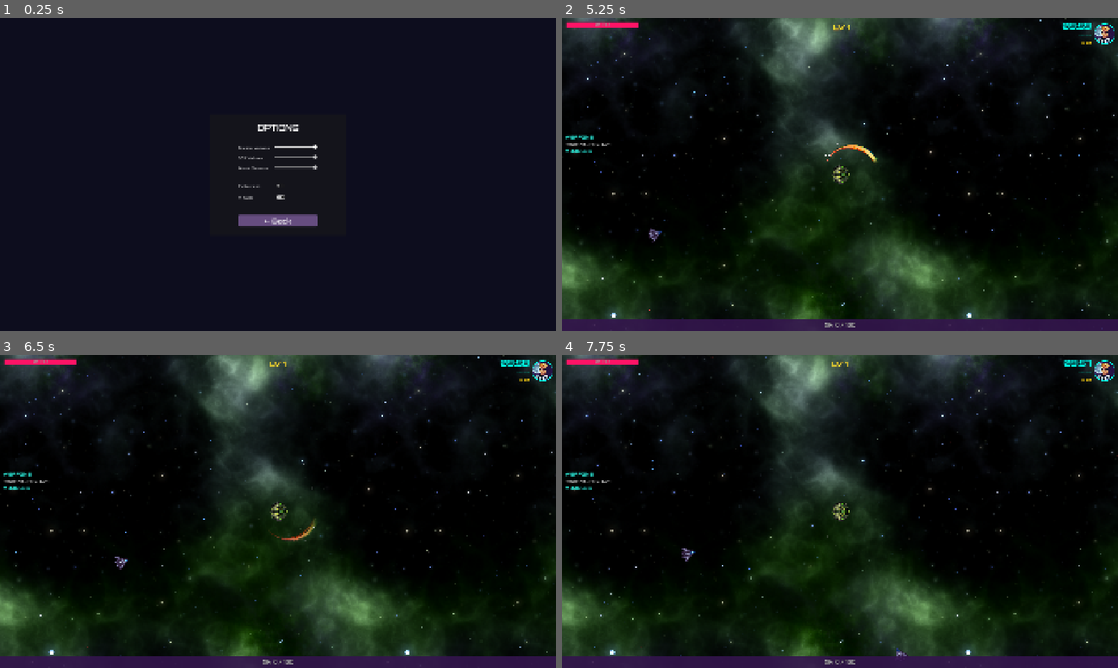
Above: before the commit, frames 1-4 (two rows, left to right).
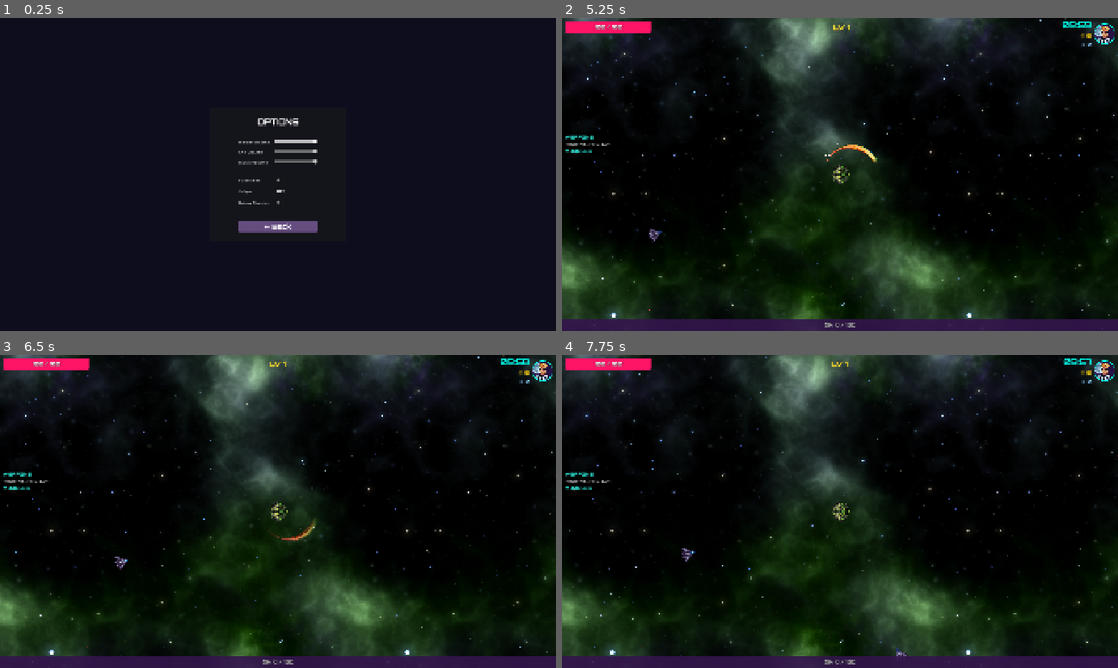
Above: after the commit, the same moments.

Repository: chalkbluffone/voidrift
Game: Godot game, scene res://scenes/ui/options_menu.tscn
Two runs of this game, one before a commit and one after it. Both use one fixed random seed, a clock stepped at 60 frames per second and the inputs below. This scene is started directly instead of the project's main scene.
Inputs (mouse positions are in pixels of both pictures, inside the frame that each line leads up to; where the layout moved, square brackets give the same spot in the first picture):
- Up to frame 1 (0.25 s): no input
- Up to frame 2 (5.25 s): click (840, 190) [840, 196] at 0.5 s; click "← Back" at 1.25 s; click "▶ Play" at 2 s; click "[ESC] BACK" at 2.75 s; click "▶ Play" at 3.5 s; tap Enter (ui_accept) at 4.25, 4.52 s; move the mouse to (962, 158) at 4.27 s; hold Right (ui_right) 4.28-5 s; hold Q (captain_ability) 4.28-5 s; click (962, 158) at 4.42 s; click "▶ LAUNCH" at 5 s
- Up to frame 3 (6.5 s): drag from (166, 527) to (278, 511) at 5.77 s
- Up to frame 4 (7.75 s): move the mouse to (895, 442) at 6.52 s; hold Right (ui_right) 6.53-7.25 s; tap 1 at 6.6 s; drag from (812, 574) to (673, 558) at 7.27 s

The runs differ from the first frame. In frame 1, 1.7% of the frame differs, in the area x 42-58%, y 32-69%; in frame 2, 0.6%; in frame 3, 0.6%; in frame 4, 0.6%.

Commit message:
Add debug overlay toggle to options and pause menus; update HUD for debug stats display

Diff:
--- a/globals/game_config.gd
+++ b/globals/game_config.gd
@@ -52,7 +52,7 @@
 # =============================================================================
 # CREDITS
 # =============================================================================
-const CREDIT_DROP_CHANCE: float = 0.30  # 30% chance enemies drop credits
+const CREDIT_DROP_CHANCE: float = 0.40  # 30% chance enemies drop credits
 const CREDIT_SCALE_PER_MINUTE: float = 0.1  # +10% credit value per minute
 
 # =============================================================================
@@ -134,7 +134,7 @@
 # Maximum weapon level (each re-pick at level-up increments the weapon's level).
 const MAX_WEAPON_LEVEL: int = 40
 
-# Rarity factors applied to CSV-derived tier baseline deltas.
+# Rarity factors applied to json-derived tier baseline deltas.
 # In "baseline_plus_factor" mode: final_delta = tier_value * rarity_factor.
 # In "direct" mode: final_delta = tier_value (factor ignored).
 const WEAPON_RARITY_FACTORS: Dictionary = {
--- a/globals/settings_manager.gd
+++ b/globals/settings_manager.gd
@@ -15,6 +15,7 @@
 var music_volume: float = 1.0
 var fullscreen: bool = false
 var vsync: bool = true
+var show_debug_overlay: bool = false
 
 
 func _ready() -> void:
@@ -73,6 +74,12 @@
 	settings_changed.emit()
 
 
+func set_show_debug_overlay(enabled: bool) -> void:
+	show_debug_overlay = enabled
+	save_settings()
+	settings_changed.emit()
+
+
 # --- Persistence ---
 
 func save_settings() -> void:
@@ -82,6 +89,7 @@
 	config.set_value("audio", "music", music_volume)
 	config.set_value("display", "fullscreen", fullscreen)
 	config.set_value("display", "vsync", vsync)
+	config.set_value("display", "show_debug_overlay", show_debug_overlay)
 	config.save(SAVE_PATH)
 
 
@@ -95,6 +103,7 @@
 	music_volume = config.get_value("audio", "music", 1.0)
 	fullscreen = config.get_value("display", "fullscreen", false)
 	vsync = config.get_value("display", "vsync", true)
+	show_debug_overlay = config.get_value("display", "show_debug_overlay", false)
 
 
 func apply_all_settings() -> void:
--- a/scenes/ui/hud.tscn
+++ b/scenes/ui/hud.tscn
@@ -8,16 +8,18 @@
 
 [node name="TopLeft" type="Control" parent="."]
 anchors_preset = 0
-offset_right = 280.0
-offset_bottom = 50.0
+offset_right = 320.0
+offset_bottom = 60.0
 
 [node name="LeftWeapons" type="Control" parent="."]
-anchors_preset = 6
+anchors_preset = 4
+anchor_left = 0.0
 anchor_top = 0.5
+anchor_right = 0.0
 anchor_bottom = 0.5
 offset_left = 10.0
 offset_top = -140.0
-offset_right = 220.0
+offset_right = 350.0
 offset_bottom = 140.0
 grow_vertical = 2
 
@@ -53,10 +55,10 @@
 anchors_preset = 15
 anchor_right = 1.0
 anchor_bottom = 1.0
-offset_left = 15.0
-offset_top = 15.0
-offset_right = -15.0
-offset_bottom = -15.0
+offset_left = 12.0
+offset_top = 10.0
+offset_right = -12.0
+offset_bottom = -10.0
 grow_horizontal = 2
 grow_vertical = 2
 max_value = 100.0
@@ -72,8 +74,8 @@
 grow_vertical = 2
 theme_override_colors/font_color = Color(1, 1, 1, 1)
 theme_override_colors/font_outline_color = Color(0, 0, 0, 1)
-theme_override_constants/outline_size = 2
-theme_override_font_sizes/font_size = 12
+theme_override_constants/outline_size = 4
+theme_override_font_sizes/font_size = 18
 text = "100 / 100"
 horizontal_alignment = 1
 vertical_alignment = 1
@@ -135,12 +137,6 @@
 text = "00:00"
 horizontal_alignment = 2
 
-[node name="FPSLabel" type="Label" parent="TopRight/HBoxContainer/VBoxContainer"]
-layout_mode = 2
-theme_override_font_sizes/font_size = 14
-text = "FPS: 60"
-horizontal_alignment = 2
-
 [node name="CreditsLabel" type="Label" parent="TopRight/HBoxContainer/VBoxContainer"]
 layout_mode = 2
 theme_override_colors/font_color = Color(1, 0.85, 0.1, 1)
@@ -150,6 +146,15 @@
 text = "⟐ 0"
 horizontal_alignment = 2
 
+[node name="StardustLabel" type="Label" parent="TopRight/HBoxContainer/VBoxContainer"]
+layout_mode = 2
+theme_override_colors/font_color = Color(0.6, 0.85, 1.0, 1)
+theme_override_colors/font_outline_color = Color(0.1, 0.2, 0.4, 1)
+theme_override_constants/outline_size = 2
+theme_override_font_sizes/font_size = 18
+text = "✦ 0"
+horizontal_alignment = 2
+
 [node name="CaptainAvatar" type="Control" parent="TopRight/HBoxContainer"]
 layout_mode = 2
 custom_minimum_size = Vector2(72, 72)
@@ -163,6 +168,18 @@
 offset_top = -40.0
 grow_horizontal = 2
 grow_vertical = 0
+
+[node name="BottomLeftDebug" type="VBoxContainer" parent="."]
+anchors_preset = 12
+anchor_top = 1.0
+anchor_right = 0.0
+anchor_bottom = 1.0
+offset_left = 10.0
+offset_top = -170.0
+offset_right = 400.0
+offset_bottom = -44.0
+grow_vertical = 0
+theme_override_constants/separation = 2
 
 [node name="XPBar" type="ProgressBar" parent="BottomXP"]
 layout_mode = 1
--- a/scenes/ui/options_menu.tscn
+++ b/scenes/ui/options_menu.tscn
@@ -135,6 +135,17 @@
 layout_mode = 2
 button_pressed = true
 
+[node name="DebugOverlay" type="HBoxContainer" parent="Panel/MarginContainer/VBoxContainer"]
+layout_mode = 2
+
+[node name="Label" type="Label" parent="Panel/MarginContainer/VBoxContainer/DebugOverlay"]
+custom_minimum_size = Vector2(120, 0)
+layout_mode = 2
+text = "Debug Overlay"
+
+[node name="CheckButton" type="CheckButton" parent="Panel/MarginContainer/VBoxContainer/DebugOverlay"]
+layout_mode = 2
+
 [node name="Spacer3" type="Control" parent="Panel/MarginContainer/VBoxContainer"]
 custom_minimum_size = Vector2(0, 20)
 layout_mode = 2
--- a/scenes/ui/pause_menu.tscn
+++ b/scenes/ui/pause_menu.tscn
@@ -192,6 +192,17 @@
 layout_mode = 2
 button_pressed = true
 
+[node name="DebugOverlay" type="HBoxContainer" parent="OptionsContainer/Panel/VBoxContainer"]
+layout_mode = 2
+
+[node name="Label" type="Label" parent="OptionsContainer/Panel/VBoxContainer/DebugOverlay"]
+custom_minimum_size = Vector2(120, 0)
+layout_mode = 2
+text = "Debug Overlay"
+
+[node name="CheckButton" type="CheckButton" parent="OptionsContainer/Panel/VBoxContainer/DebugOverlay"]
+layout_mode = 2
+
 [node name="Spacer3" type="Control" parent="OptionsContainer/Panel/VBoxContainer"]
 custom_minimum_size = Vector2(0, 15)
 layout_mode = 2
--- a/scripts/ui/hud.gd
+++ b/scripts/ui/hud.gd
@@ -12,9 +12,16 @@
 
 # Top right
 @onready var timer_label: Label = $TopRight/HBoxContainer/VBoxContainer/TimerLabel
-@onready var fps_label: Label = $TopRight/HBoxContainer/VBoxContainer/FPSLabel
 @onready var credits_label: Label = $TopRight/HBoxContainer/VBoxContainer/CreditsLabel
+@onready var stardust_label: Label = $TopRight/HBoxContainer/VBoxContainer/StardustLabel
 @onready var captain_avatar: Control = $TopRight/HBoxContainer/CaptainAvatar
+
+# Bottom left - debug stats
+@onready var debug_container: VBoxContainer = $BottomLeftDebug
+var fps_label: Label = null
+var nodes_label: Label = null
+var draw_calls_label: Label = null
+var vram_label: Label = null
 
 # Bottom - XP bar stretched across screen
 @onready var xp_bar: ProgressBar = $BottomXP/XPBar
@@ -29,6 +36,8 @@
 
 @onready var RunManager: Node = get_node("/root/RunManager")
 @onready var ProgressionManager: Node = get_node("/root/ProgressionManager")
+@onready var PersistenceManager: Node = get_node("/root/PersistenceManager")
+@onready var SettingsManager: Node = get_node("/root/SettingsManager")
 @onready var DataLoader: Node = get_node("/root/DataLoader")
 @onready var FileLogger: Node = get_node("/root/FileLogger")
 
@@ -43,6 +52,7 @@
 const COLOR_LEVEL: Color = Color(1.0, 0.95, 0.2, 1.0)  # Neon yellow
 const COLOR_LEVEL_GLOW: Color = Color(1.0, 0.4, 0.8, 1.0)  # Pink glow for level up
 const COLOR_CREDITS: Color = Color(1.0, 0.85, 0.1, 1.0)  # Gold for credits
+const COLOR_STARDUST: Color = Color(0.6, 0.85, 1.0, 1.0)  # Icy blue for stardust
 const COLOR_WEAPONS: Color = Color(0.2, 1.0, 0.9, 1.0)  # Cyan-ish
 
 const FONT_HEADER: Font = preload("res://assets/fonts/Orbitron-Bold.ttf")
@@ -60,8 +70,10 @@
 	# Connect to service signals
 	ProgressionManager.xp_changed.connect(_on_xp_changed)
 	ProgressionManager.credits_changed.connect(_on_credits_changed)
+	ProgressionManager.stardust_changed.connect(_on_stardust_changed)
 	ProgressionManager.level_up_completed.connect(_on_level_up_completed)
 	RunManager.run_started.connect(_on_run_started)
+	SettingsManager.settings_changed.connect(_on_settings_changed)
 
 	# Wait a frame then find player
 	await get_tree().process_frame
@@ -71,6 +83,8 @@
 	_update_timer(0.0)
 	_update_level(1)
 	_update_credits(0)
+	_update_stardust(PersistenceManager.persistent_data.get("stardust", 0))
+	_apply_debug_visibility()
 
 
 func _apply_synthwave_theme() -> void:
@@ -91,6 +105,12 @@
 	hp_bg.corner_radius_bottom_right = 4
 	hp_bar.add_theme_stylebox_override("background", hp_bg)
 
+	# HP Label - Theme font + strong contrast
+	hp_label.add_theme_font_override("font", FONT_HEADER)
+	hp_label.add_theme_color_override("font_color", Color(1, 1, 1, 1))
+	hp_label.add_theme_color_override("font_outline_color", Color(0, 0, 0, 1))
+	hp_label.add_theme_constant_override("outline_size", 4)
+
 	# XP Bar - Neon purple
 	var xp_style: StyleBoxFlat = StyleBoxFlat.new()
 	xp_style.bg_color = COLOR_XP
@@ -114,8 +134,8 @@
 	timer_label.add_theme_color_override("font_outline_color", Color(0, 0.3, 0.4, 1.0))
 	timer_label.add_theme_constant_override("outline_size", 2)
 
-	# FPS - Dimmer cyan
-	fps_label.add_theme_color_override("font_color", Color(0.0, 0.7, 0.6, 0.7))
+	# Debug stats - bottom left
+	_build_debug_labels()
 
 	# Level - Neon yellow with glow effect
 	level_label.add_theme_font_override("font", FONT_HEADER)
@@ -127,6 +147,12 @@
 	# Credits - Gold
 	credits_label.add_theme_font_override("font", FONT_HEADER)
 	credits_label.add_theme_color_override("font_color", COLOR_CREDITS)
+
+	# Stardust - Icy blue
+	stardust_label.add_theme_font_override("font", FONT_HEADER)
+	stardust_label.add_theme_color_override("font_color", COLOR_STARDUST)
+	stardust_label.add_theme_color_override("font_outline_color", Color(0.1, 0.2, 0.4, 1.0))
+	stardust_label.add_theme_constant_override("outline_size", 2)
 
 	# Weapons panel
 	weapons_title.add_theme_font_override("font", FONT_HEADER)
@@ -137,6 +163,27 @@
 	modules_title.add_theme_color_override("font_color", COLOR_WEAPONS)
 	modules_title.add_theme_color_override("font_outline_color", Color(0, 0.25, 0.3, 1.0))
 	modules_title.add_theme_constant_override("outline_size", 2)
+
+
+## Create debug stat labels programmatically in the bottom-left VBoxContainer.
+func _build_debug_labels() -> void:
+	fps_label = _make_debug_label("FPS: 0")
+	nodes_label = _make_debug_label("NODES: 0")
+	draw_calls_label = _make_debug_label("DRAW: 0")
+	vram_label = _make_debug_label("VRAM: 0 MB")
+
+
+## Factory for a single debug label with consistent style.
+func _make_debug_label(initial_text: String) -> Label:
+	var label: Label = Label.new()
+	label.text = initial_text
+	label.add_theme_font_override("font", FONT_HEADER)
+	label.add_theme_font_size_override("font_size", 16)
+	label.add_theme_color_override("font_color", Color(1, 1, 1, 0.85))
+	label.add_theme_color_override("font_outline_color", Color(0, 0, 0, 1))
+	label.add_theme_constant_override("outline_size", 3)
+	debug_container.add_child(label)
+	return label
 
 
 ## Avatar circle diameter in pixels.
@@ -239,8 +286,17 @@
 
 
 func _process(_delta: float) -> void:
-	# Update FPS
-	fps_label.text = "FPS: %d" % Engine.get_frames_per_second()
+	# Update debug stats (only when visible)
+	if debug_container.visible:
+		if fps_label:
+			fps_label.text = "FPS: %d" % Engine.get_frames_per_second()
+		if nodes_label:
+			nodes_label.text = "NODES: %d" % int(Performance.get_monitor(Performance.OBJECT_NODE_COUNT))
+		if draw_calls_label:
+			draw_calls_label.text = "DRAW: %d" % int(Performance.get_monitor(Performance.RENDER_TOTAL_DRAW_CALLS_IN_FRAME))
+		if vram_label:
+			var vram_mb: float = Performance.get_monitor(Performance.RENDER_VIDEO_MEM_USED) / (1024.0 * 1024.0)
+			vram_label.text = "VRAM: %.1f MB" % vram_mb
 
 	# Update timer (countdown)
 	if RunManager.current_state == RunManager.GameState.PLAYING:
@@ -342,6 +398,15 @@
 
 # --- Signal Handlers ---
 
+func _on_settings_changed() -> void:
+	_apply_debug_visibility()
+
+
+## Show or hide the debug overlay based on the current setting.
+func _apply_debug_visibility() -> void:
+	debug_container.visible = SettingsManager.show_debug_overlay
+
+
 func _on_hp_changed(current: float, maximum: float) -> void:
 	_update_hp(current, maximum)
 
@@ -365,6 +430,22 @@
 	var tween: Tween = create_tween()
 	credits_label.scale = Vector2(1.3, 1.3)
 	tween.tween_property(credits_label, "scale", Vector2.ONE, 0.2).set_ease(Tween.EASE_OUT)
+
+
+func _on_stardust_changed(amount: int) -> void:
+	_update_stardust(amount)
+	_animate_stardust_gain()
+
+
+func _update_stardust(amount: int) -> void:
+	stardust_label.text = "✦ %d" % amount
+
+
+func _animate_stardust_gain() -> void:
+	## Quick pulse animation when gaining stardust.
+	var tween: Tween = create_tween()
+	stardust_label.scale = Vector2(1.3, 1.3)
+	tween.tween_property(stardust_label, "scale", Vector2.ONE, 0.2).set_ease(Tween.EASE_OUT)
 
 
 func _on_weapon_changed(_weapon_id: String = "") -> void:
@@ -400,6 +481,8 @@
 			weapon_name = String(w.get("name", id))
 		var label: Label = Label.new()
 		label.text = "%s  LV %d" % [weapon_name.to_upper(), level]
+		label.clip_text = true
+		label.text_overrun_behavior = TextServer.OVERRUN_TRIM_ELLIPSIS
 		label.add_theme_color_override("font_color", Color(1, 1, 1, 0.95))
 		label.add_theme_color_override("font_outline_color", Color(0, 0, 0, 0.8))
 		label.add_theme_constant_override("outline_size", 2)
@@ -447,6 +530,8 @@
 			display_name = String(data.get("name", id))
 		var label: Label = Label.new()
 		label.text = "%s  LV %d" % [display_name.to_upper(), level]
+		label.clip_text = true
+		label.text_overrun_behavior = TextServer.OVERRUN_TRIM_ELLIPSIS
 		label.add_theme_color_override("font_color", Color(1, 1, 1, 0.90))
 		label.add_theme_color_override("font_outline_color", Color(0, 0, 0, 0.8))
 		label.add_theme_constant_override("outline_size", 2)
--- a/scripts/ui/options_menu.gd
+++ b/scripts/ui/options_menu.gd
@@ -12,6 +12,7 @@
 @onready var music_slider: HSlider = $Panel/MarginContainer/VBoxContainer/MusicVolume/Slider
 @onready var fullscreen_check: CheckButton = $Panel/MarginContainer/VBoxContainer/Fullscreen/CheckButton
 @onready var vsync_check: CheckButton = $Panel/MarginContainer/VBoxContainer/VSync/CheckButton
+@onready var debug_overlay_check: CheckButton = $Panel/MarginContainer/VBoxContainer/DebugOverlay/CheckButton
 @onready var back_button: Button = $Panel/MarginContainer/VBoxContainer/BackButton
 
 var _button_hover_tweens: Dictionary = {}
@@ -34,6 +35,7 @@
 	music_slider.value = _settings.music_volume
 	fullscreen_check.button_pressed = _settings.fullscreen
 	vsync_check.button_pressed = _settings.vsync
+	debug_overlay_check.button_pressed = _settings.show_debug_overlay
 
 
 func _connect_signals() -> void:
@@ -42,6 +44,7 @@
 	music_slider.value_changed.connect(_settings.set_music_volume)
 	fullscreen_check.toggled.connect(_settings.set_fullscreen)
 	vsync_check.toggled.connect(_settings.set_vsync)
+	debug_overlay_check.toggled.connect(_settings.set_show_debug_overlay)
 	back_button.pressed.connect(_on_back_pressed)
 
 
--- a/scripts/ui/pause_menu.gd
+++ b/scripts/ui/pause_menu.gd
@@ -145,6 +145,7 @@
 	var music_slider: Node = options_container.get_node_or_null("Panel/VBoxContainer/MusicVolume/Slider")
 	var fullscreen_check: Node = options_container.get_node_or_null("Panel/VBoxContainer/Fullscreen/CheckButton")
 	var vsync_check: Node = options_container.get_node_or_null("Panel/VBoxContainer/VSync/CheckButton")
+	var debug_overlay_check: Node = options_container.get_node_or_null("Panel/VBoxContainer/DebugOverlay/CheckButton")
 
 	if master_slider:
 		master_slider.value = _settings.master_volume
@@ -156,6 +157,8 @@
 		fullscreen_check.button_pressed = _settings.fullscreen
 	if vsync_check:
 		vsync_check.button_pressed = _settings.vsync
+	if debug_overlay_check:
+		debug_overlay_check.button_pressed = _settings.show_debug_overlay
 
 
 func _connect_options_signals() -> void:
@@ -164,6 +167,7 @@
 	var music_slider: Node = options_container.get_node_or_null("Panel/VBoxContainer/MusicVolume/Slider")
 	var fullscreen_check: Node = options_container.get_node_or_null("Panel/VBoxContainer/Fullscreen/CheckButton")
 	var vsync_check: Node = options_container.get_node_or_null("Panel/VBoxContainer/VSync/CheckButton")
+	var debug_overlay_check: Node = options_container.get_node_or_null("Panel/VBoxContainer/DebugOverlay/CheckButton")
 	var back_btn: Node = options_container.get_node_or_null("Panel/VBoxContainer/BackButton")
 
 	if master_slider and not master_slider.value_changed.is_connected(_settings.set_master_volume):
@@ -176,6 +180,8 @@
 		fullscreen_check.toggled.connect(_settings.set_fullscreen)
 	if vsync_check and not vsync_check.toggled.is_connected(_settings.set_vsync):
 		vsync_check.toggled.connect(_settings.set_vsync)
+	if debug_overlay_check and not debug_overlay_check.toggled.is_connected(_settings.set_show_debug_overlay):
+		debug_overlay_check.toggled.connect(_settings.set_show_debug_overlay)
 	if back_btn and not back_btn.pressed.is_connected(_on_options_back_pressed):
 		back_btn.pressed.connect(_on_options_back_pressed)
 
